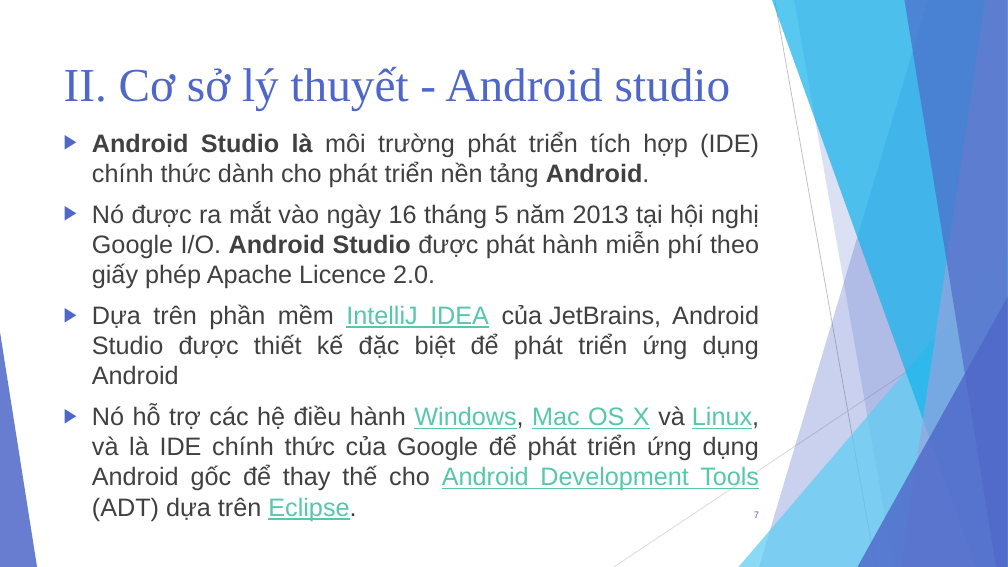
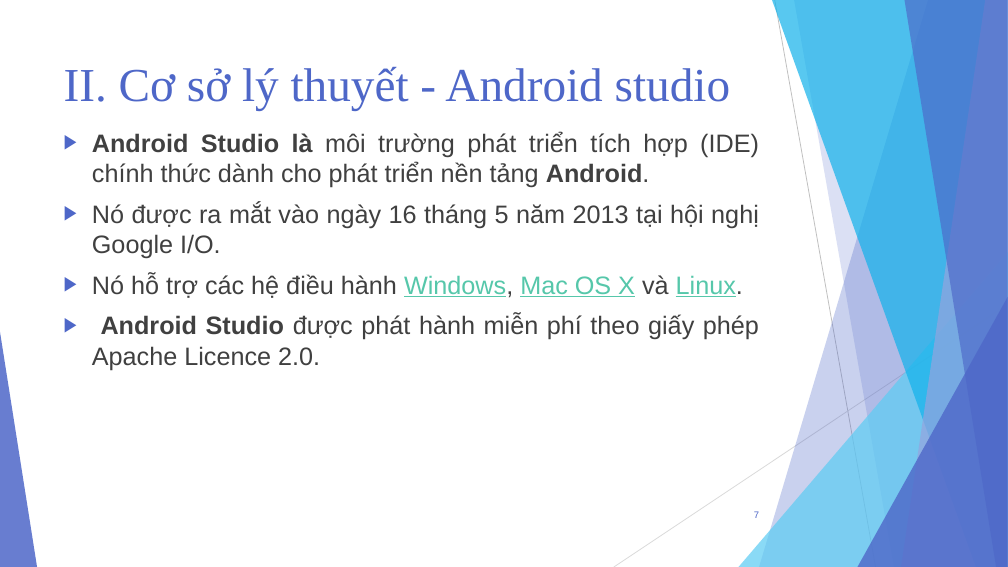
Before and after one commit to TMTAI/Android, a slide deck: slide 7 of Presentation-LuanVan.pptx. Drawn at 1008x567 pixels with LibreOffice and Linux fonts; fonts in the diff are those of the drawing. Boxes give left, top, right and bottom in pixels: in the first picture for what was removed or moved away, otherwise in the second. Text is boxed around its words. In the diff, an @@ line names an element or a change of style, - is before the commit and + after.

```diff
--- a/Presentation-LuanVan.pptx
+++ b/Presentation-LuanVan.pptx
@@ text at box(92, 202, 759, 370): text changed @@
-▶ Nó được ra mắt vào ngày 16 tháng 5 năm 2013 tại hội nghị Google I/O. Android Studio được phát hành miễn phí theo giấy phép Apache Licence 2.0.
-▶ Dựa trên phần mềm IntelliJ IDEA của JetBrains, Android Studio được thiết kế đặc biệt để phát triển ứng dụng Android
-▶ Nó hỗ trợ các hệ điều hành Windows, Mac OS X và Linux, và là IDE chính thức của Google để phát triển ứng dụng Android gốc để thay thế cho Android Development Tools (ADT) dựa trên Eclipse.
+▶ Nó được ra mắt vào ngày 16 tháng 5 năm 2013 tại hội nghị Google I/O.
+▶ Nó hỗ trợ các hệ điều hành Windows, Mac OS X và Linux.
+▶ Android Studio được phát hành miễn phí theo giấy phép Apache Licence 2.0.
```
Also in this commit, not shown: 14 other slides changed, 11 slides added, 7 slides removed, 19 other files.
